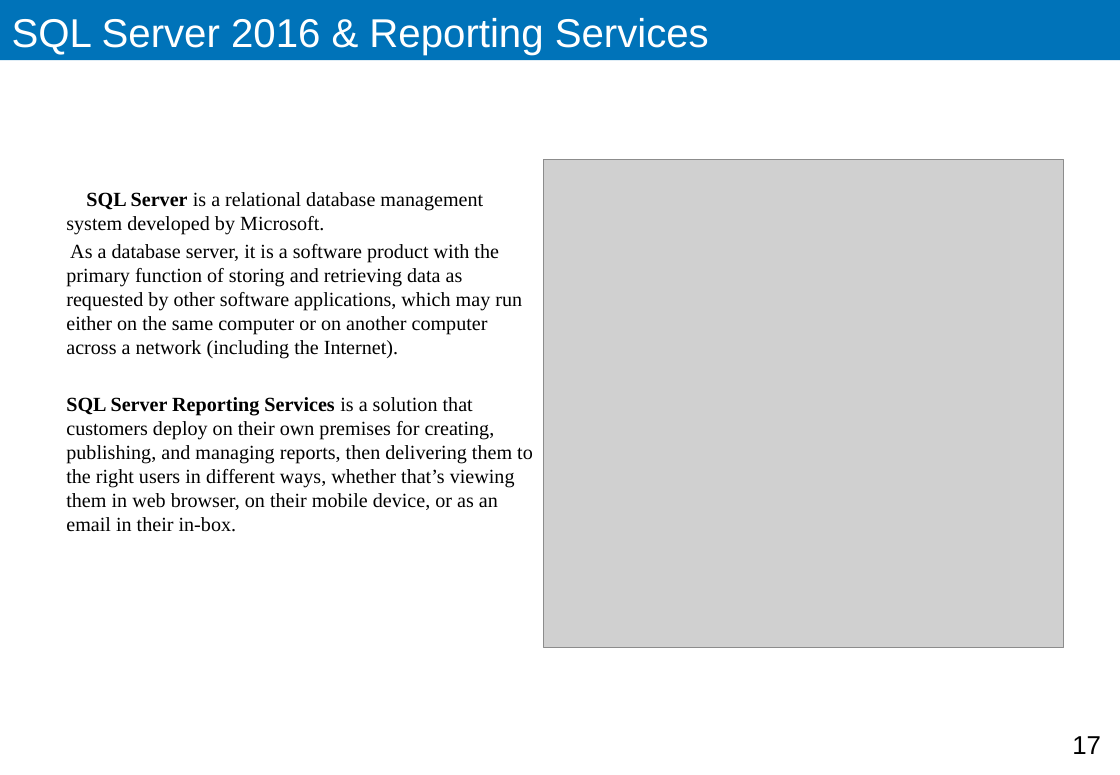
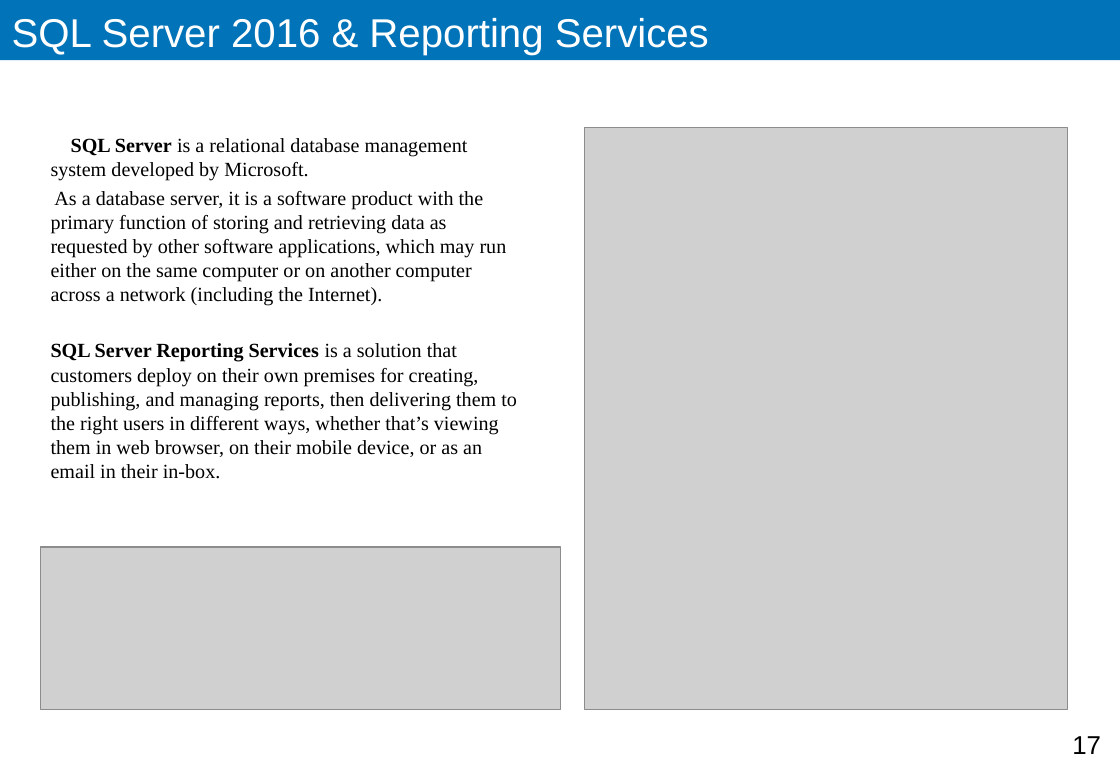
Before and after one commit to sorryb/Northwind, a slide deck: slide 17 of Documents/Application.Architecture.pptx. Drawn at 1120x775 pixels with LibreOffice and Linux fonts; fonts in the diff are those of the drawing; grey boxes stand for pictures. Boxes give left, top, right and bottom in pixels: in the first picture for what was removed or moved away, otherwise in the second. Text is boxed around its words. In the diff, an @@ line names an element or a change of style, - is before the commit and + after.

```diff
--- a/Documents/Application.Architecture.pptx
+++ b/Documents/Application.Architecture.pptx
@@ text "SQL Server is a relational ...": place and size @@
-text "SQL Server is a relational ..." at bbox=[66, 192, 533, 532]
+text "SQL Server is a relational ..." at bbox=[51, 138, 517, 479]
@@ picture: place and size @@
-picture at bbox=[544, 160, 1064, 648]
+picture at bbox=[584, 127, 1067, 709]
@@ picture added at bbox=[40, 547, 561, 709] @@
```
Also in this commit, not shown: 12 other slides changed, 2 slides added, 4 slides removed, 1 other file.
